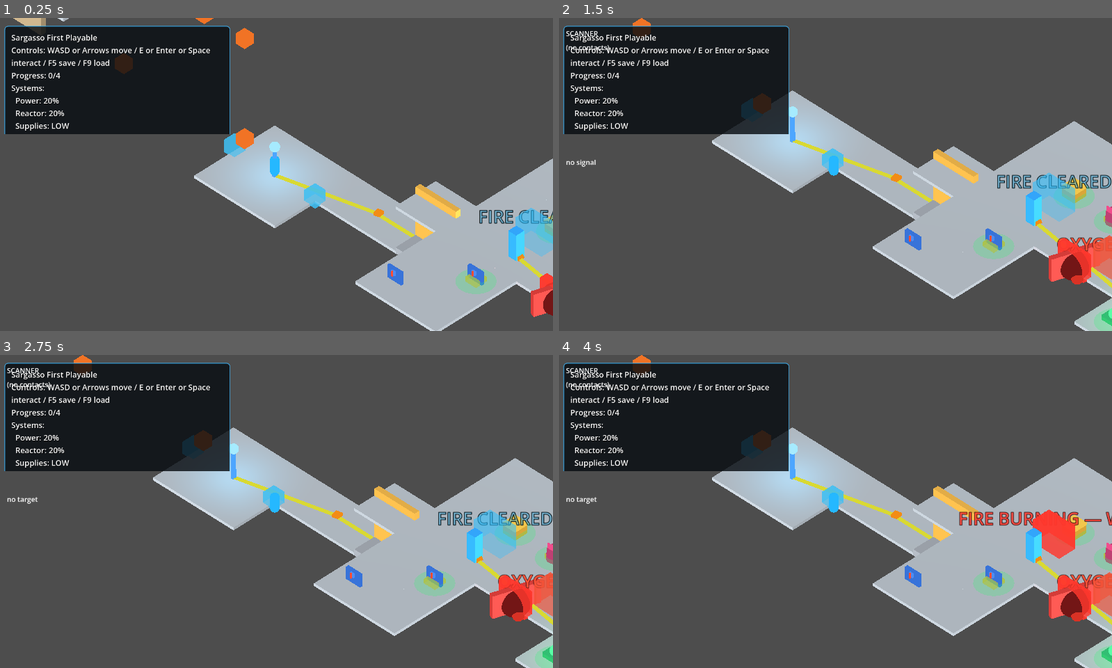
Above: before the commit, frames 1-4 (two rows, left to right).
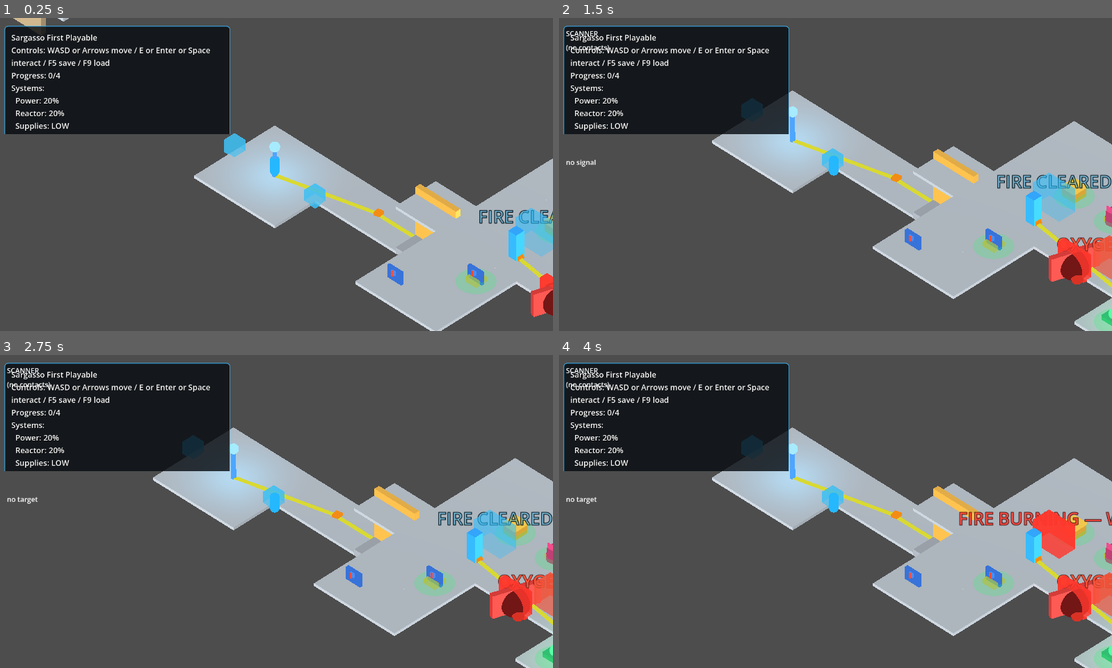
Above: after the commit, the same moments.

Repository: 9thLevelSoftware/the-synaptic-sea
Game: Godot game, scene res://scenes/main.tscn
The game is run twice, just before and just after one commit, with the same random seed, the same clock (stepped at 60 frames per second) and the same inputs.
Inputs (mouse positions are in pixels of both pictures, inside the frame that each line leads up to):
- Up to frame 1 (0.25 s): no input
- Up to frame 2 (1.5 s): tap Enter (ui_accept) at 0.5, 0.77 s; move the mouse to (957, 158) at 0.52 s; hold D (move_right) 0.53-1.28 s; hold E (interact) 0.53-1.28 s; click (957, 158) at 0.67 s; move the mouse to (724, 190) at 1.27 s; hold S (move_back) from 1.28 s (still down); tap Tab (toggle_scanner) at 1.35 s
- Up to frame 3 (2.75 s): tap Enter (ui_accept) at 1.52, 2 s; move the mouse to (331, 442) at 2.02 s; release S (move_back) at 2.03 s; hold D (move_right) from 2.03 s (still down); tap Space at 2.1 s
- Up to frame 4 (4 s): tap Enter (ui_accept) at 2.75, 3.02, 3.5, 3.77 s; move the mouse to (807, 574) at 2.77 s; release D (move_right) at 2.78 s; hold W (move_forward) 2.78-3.53 s; tap Keypad Enter at 2.85 s; click (807, 574) at 2.92 s; move the mouse to (1001, 558) at 3.52 s; hold A (move_left) from 3.53 s (still down); hold E (interact) from 3.53 s (still down)

The runs differ from the first frame. In frame 1, 0.5% of the frame differs, in the area x 20-46%, y 0-42%; in frame 2, 0.3%; in frame 3, 0.3%; in frame 4, 0.3%.

Commit message:
fix(docking): place home repair points inside the lifeboat (PR #13 Codex P1)
Same coordinate-frame bug class as the player-spawn fix: home (lifeboat) repair
points parent under lifeboat_ship.scene_root (at LIFEBOAT_DOCK_OFFSET) but their
positions came from _distributed_room_positions(), which is home-derelict-frame.
The lifeboat offset got added to a derelict-frame coordinate, placing the
travel-gating propulsion repair ~28u from the lifeboat — outside its ~12u
geometry, unreachable in-game (a soft-lock). The smokes masked it because the
repair seam teleports the player to rp.global_position.

Fix: home repair points use new _lifeboat_local_repair_positions() (the fixed
LifeBoatBuilder room cells, lifeboat-local) so parenting under the lifeboat root
lands them inside it. Away-derelict branch unchanged (its derelict-frame
positions correctly match the derelict geometry under the shared offset).
Regression guard in canonical_opening_smoke (repair_in_lifeboat=true): asserts
the propulsion repair point is within 8u of the lifeboat — RED-proven at 28.6u
before the fix.

Verified: SARGASSO REGRESSION PASS commands=81 clean_output=true + Gate-1 GO.

Co-Authored-By: Claude Opus 4.8 <noreply@anthropic.com>

Diff:
--- a/scripts/procgen/playable_generated_ship.gd
+++ b/scripts/procgen/playable_generated_ship.gd
@@ -1253,7 +1253,15 @@
 	var mgr = _active_systems_manager()
 	if mgr == null:
 		return
-	var positions: Array = _distributed_room_positions()
+	# Phase 5a fix (Codex P1): HOME repair points parent under lifeboat_ship.scene_root
+	# (at LIFEBOAT_DOCK_OFFSET), so their positions must be LIFEBOAT-LOCAL — otherwise the
+	# derelict-frame _distributed_room_positions() values get the lifeboat offset added and
+	# the (travel-gating) propulsion repair lands OUTSIDE the lifeboat, unreachable in-game.
+	# The away-derelict branch parents under current_ship.scene_root, whose derelict-frame
+	# positions correctly match its geometry — so it keeps _distributed_room_positions().
+	var use_lifeboat: bool = (not away_from_start) and lifeboat_ship != null \
+		and lifeboat_ship.scene_root != null and is_instance_valid(lifeboat_ship.scene_root)
+	var positions: Array = _lifeboat_local_repair_positions() if use_lifeboat else _distributed_room_positions()
 	if positions.is_empty():
 		return
 	var idx: int = 0
@@ -1356,6 +1364,15 @@
 	for rp in repair_points:
 		if is_instance_valid(rp) and rp.channeling:
 			rp.advance_channel(delta)
+
+## LIFEBOAT-LOCAL repair-point positions (floor centers of the fixed LifeBoatBuilder rooms:
+## engine_bay/airlock/cockpit along X at cell -1/0/1 * CELL_SIZE=4). These are LOCAL to
+## lifeboat_ship.scene_root, so a repair point parented there lands INSIDE the lifeboat geometry
+## (rather than getting the lifeboat offset added to a derelict-frame coordinate). See the fix
+## note in _build_repair_points.
+func _lifeboat_local_repair_positions() -> Array:
+	var y: float = PLAYER_SPAWN_HEIGHT_ABOVE_NAV_FLOOR
+	return [Vector3(-4.0, y, 0.0), Vector3(0.0, y, 0.0), Vector3(4.0, y, 0.0)]
 
 ## Curates the lifeboat's propulsion so the opening blocker is a single low-skill repair:
 ## nav_linkage broken (circuit_board, skill 2, no tool), the other propulsion subs healthy.
--- a/scripts/validation/canonical_opening_smoke.gd
+++ b/scripts/validation/canonical_opening_smoke.gd
@@ -46,8 +46,22 @@
 		p.search_loot_container_for_validation(String(lc.container_id))
 	if p.inventory_state.get_quantity("circuit_board") < 1: _fail("derelict loot did not yield circuit_board"); return
 
+	# Phase 5a regression (Codex P1 re-review): the travel-gating propulsion repair point
+	# must sit INSIDE the docked lifeboat (parented under lifeboat.scene_root at a lifeboat-
+	# LOCAL position), not offset out into the void by a derelict-frame coordinate. The
+	# lifeboat is a 3-cell (~12u) structure, so a correctly-placed point is within ~8u of
+	# its root; the bug placed it up to ~24u away (derelict-frame + lifeboat offset).
+	var lb_o: Vector3 = lifeboat.scene_root.global_position
+	var found_rp := false
+	for rp in p.repair_points:
+		if rp.system_id == "propulsion" and rp.subcomponent_id == "nav_linkage":
+			found_rp = true
+			var dist: float = rp.global_position.distance_to(lb_o)
+			if dist > 8.0: _fail("propulsion repair point not inside lifeboat (dist=%.1f)" % dist); return
+	if not found_rp: _fail("no propulsion/nav_linkage repair point found"); return
+
 	finished = true
-	print("CANONICAL OPENING PASS docked=true aboard_derelict=true prop_offline=true loot=true")
+	print("CANONICAL OPENING PASS docked=true aboard_derelict=true prop_offline=true loot=true repair_in_lifeboat=true")
 	_teardown(0)
 
 func _find(n: Node):
Not shown, changed: docs/game/06_validation_plan.md
